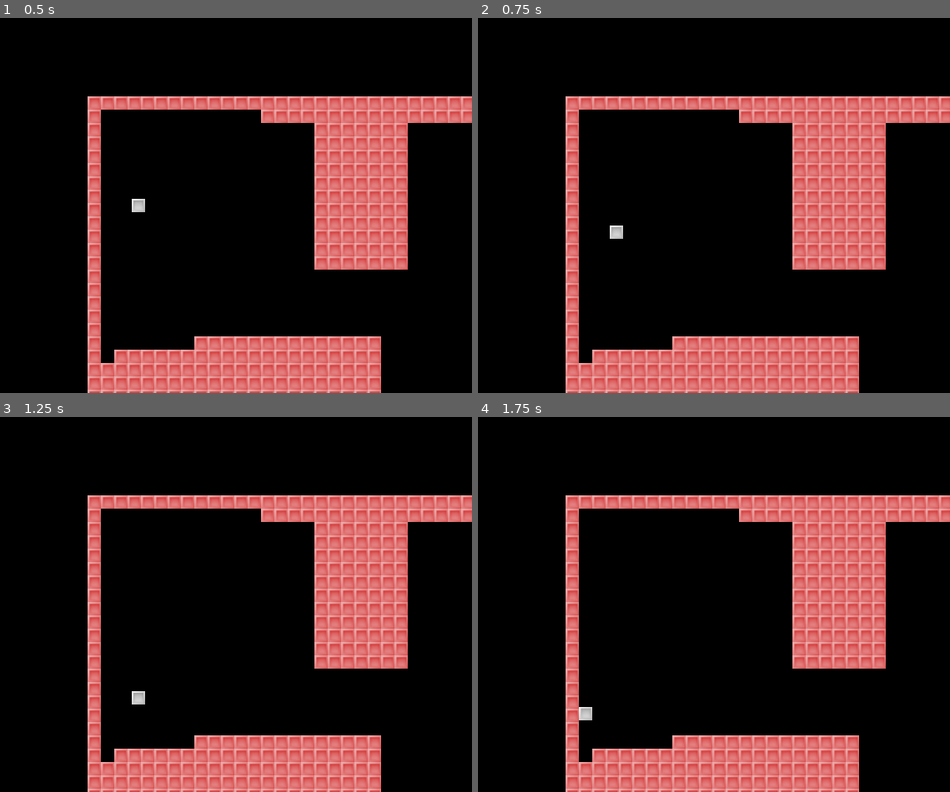
Above: before the commit, frames 1-4 (two rows, left to right).
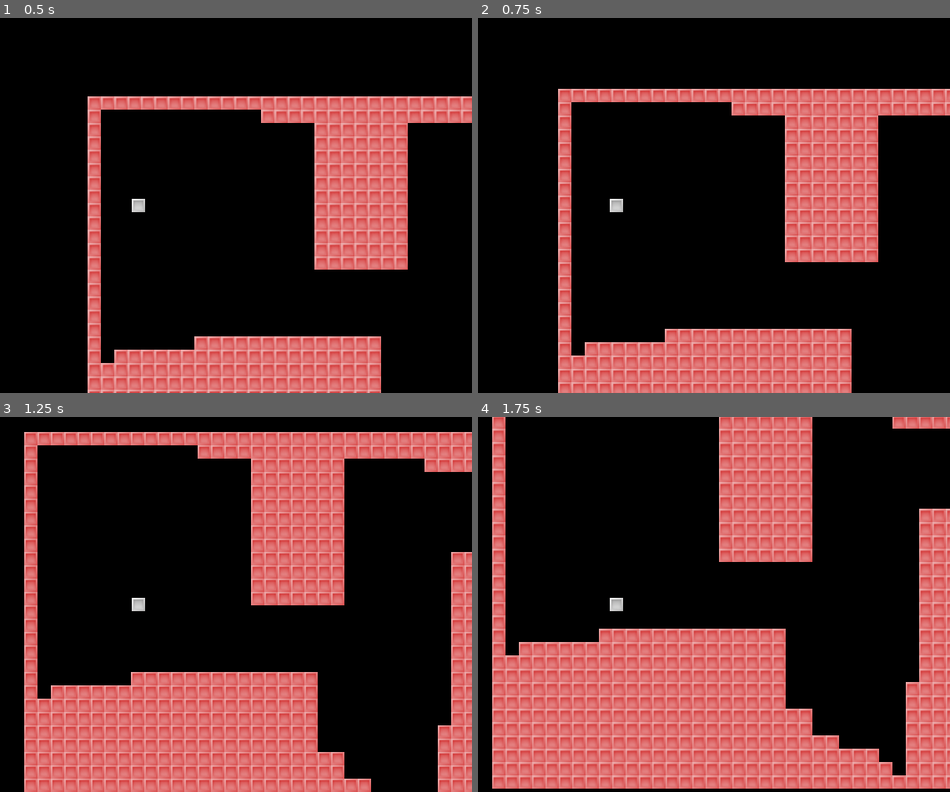
Above: after the commit, the same moments.

Repository: julabrego/programacion-videojuegos-iii-2026
Game: Godot game, scene res://main.tscn
The game is run twice, just before and just after one commit, with the same random seed, the same clock (stepped at 60 frames per second) and the same inputs.
Inputs:
- Up to frame 1 (0.5 s): no input
- Up to frame 2 (0.75 s): tap Enter at 0.5 s; hold Right (move_right) from 0.53 s (still down); hold Down (move_bottom) from 0.53 s (still down)
- Up to frame 3 (1.25 s): keep holding Right (move_right); keep holding Down (move_bottom)
- Up to frame 4 (1.75 s): release Right (move_right) at 1.28 s; release Down (move_bottom) at 1.28 s; hold Left (move_left) from 1.28 s (still down); tap Down (move_bottom) at 1.35 s

Frame 1 is identical in both runs. In frame 2, 19% of the frame differs, in the area x 16-100%, y 18-100%; in frame 3, 46%; in frame 4, 49%, in the area x 3-100%, y 0-100%.

Commit message:
fix: improves player movement

Diff:
--- a/actividad-02/main.tscn
+++ b/actividad-02/main.tscn
@@ -15,5 +15,4 @@
 [node name="player" parent="." unique_id=1414850156 instance=ExtResource("2")]
 position = Vector2(108.528, 242.682)
 
-[node name="Camera2D" type="Camera2D" parent="." unique_id=348831053]
-position = Vector2(108.528, 242.682)
+[node name="Camera2D" type="Camera2D" parent="player" unique_id=348831053]
--- a/actividad-02/player/player.gd
+++ b/actividad-02/player/player.gd
@@ -1,19 +1,15 @@
-
 extends CharacterBody2D
 
-const MOTION_SPEED = 160 # Pixels/second
+@export var max_speed = 200.0
+@export var acceleration = 600.0
+@export var deceleration = 500.0
 
 func _physics_process(delta):
-	var motion = Vector2()
+	var direction = Input.get_vector("move_left", "move_right", "move_up", "move_bottom")
+	if direction != Vector2.ZERO:
+		var target_velocity = direction * max_speed
+		velocity = velocity.move_toward(target_velocity, acceleration * delta)
+	else:
+		velocity = velocity.move_toward(Vector2.ZERO, deceleration * delta)
 
-	if (Input.is_action_pressed("move_up")):
-		motion = Vector2(0, -1)
-	elif (Input.is_action_pressed("move_bottom")):
-		motion = Vector2(0, 1)
-	elif (Input.is_action_pressed("move_left")):
-		motion = Vector2(-1, 0)
-	elif (Input.is_action_pressed("move_right")):
-		motion = Vector2(1, 0)
-
-	motion = motion.normalized()*MOTION_SPEED*delta
-	move_and_collide(motion)
+	move_and_slide()
--- a/actividad-02/project.godot
+++ b/actividad-02/project.godot
@@ -14,7 +14,7 @@
 
 [application]
 
-config/name="NombreAlumno Actividad 2"
+config/name="JulianAbrego Actividad 2"
 run/main_scene="res://main.tscn"
 config/features=PackedStringArray("4.6")
 config/icon="res://icon.png"
